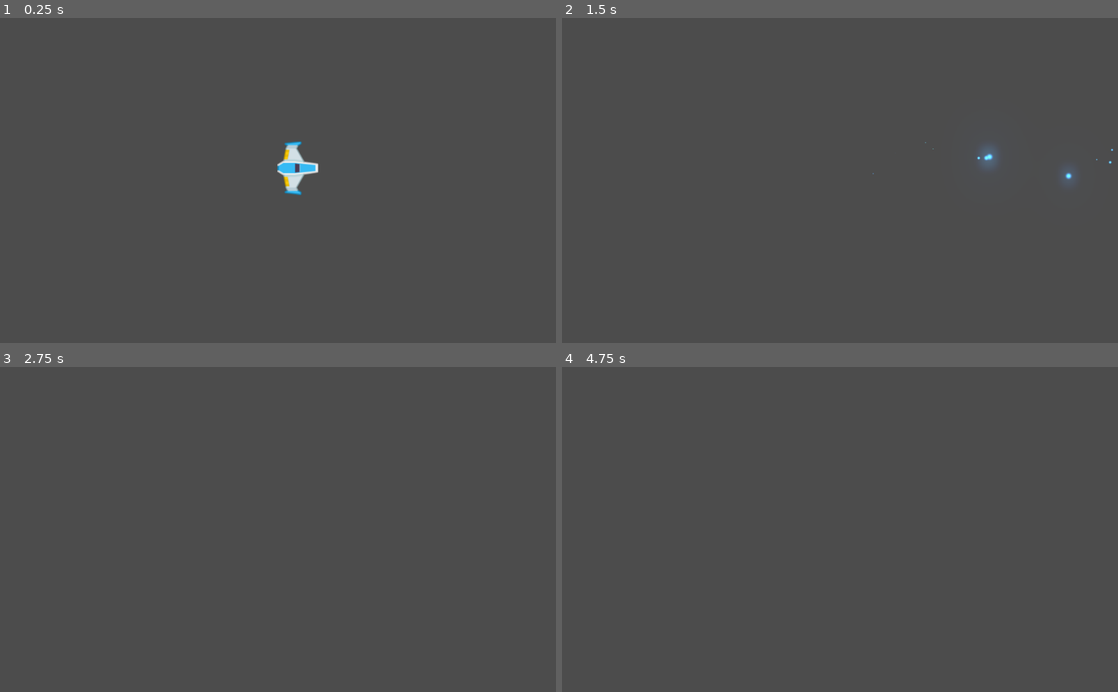
Above: before the commit, frames 1-4 (two rows, left to right).
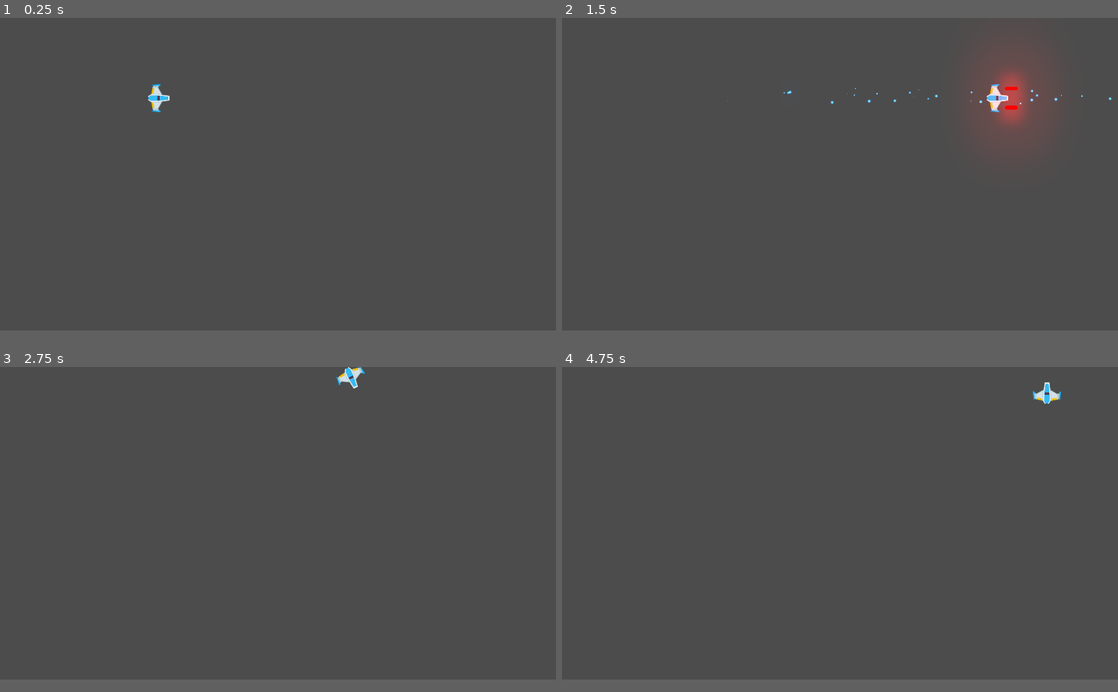
Above: after the commit, the same moments.

Repository: GimenezGeorge/Meteoritos
Game: Godot game, scene res://Juego/Niveles/NivelTest.tscn
The game is run twice, just before and just after one commit, with the same random seed, the same clock (stepped at 60 frames per second) and the same inputs.
Inputs:
- Up to frame 1 (0.25 s): no input
- Up to frame 2 (1.5 s): tap Enter at 0.5 s; hold W (m_adelante) 0.53-1.28 s; hold B (disparo_laser) 0.53-1.28 s; hold S (m_atras) from 1.28 s (still down); tap Space (disparo_principal) at 1.35 s
- Up to frame 3 (2.75 s): release S (m_atras) at 2.03 s; hold W (m_adelante) from 2.03 s (still down); hold A (rotar_antih) from 2.03 s (still down)
- Up to frame 4 (4.75 s): release A (rotar_antih) at 2.78 s; tap D (rotar_hor) at 2.85 s; tap Space (disparo_principal) at 3.5, 4.35 s; release W (m_adelante) at 3.53 s; hold B (disparo_laser) 3.53-4.28 s; hold S (m_atras) from 3.53 s (still down); tap Enter at 4.25 s
In our replay, the window is 800x468 before the commit and 800x450 after it. These sizes can differ from the game's own. Grey fills any space a smaller window leaves; there, only what the larger window draws over its background counts as a difference.

The runs differ from the first frame. In frame 1, 0.8% of the frame differs, in the area x 26-58%, y 20-55%; in frame 2, 2.5%, in the area x 29-100%, y 12-51%; in frame 3, 0.2%; in frame 4, 0.2%.

Commit message:
Ajustes_visuales
Ajustamos el proyecto. Cambiamos colisiones de player, proyectil y proyectil enemigo.

Diff:
--- a/Juego/Niveles/Naves/Player.tscn
+++ b/Juego/Niveles/Naves/Player.tscn
@@ -10,6 +10,9 @@
 radius = 38.2704
 
 [node name="Player" type="RigidBody2D"]
+z_index = 50
+z_as_relative = false
+collision_mask = 22
 physics_material_override = ExtResource( 2 )
 gravity_scale = 0.0
 can_sleep = false
--- a/Juego/Niveles/Proyectiles/Laser/LaserBeam2D.tscn
+++ b/Juego/Niveles/Proyectiles/Laser/LaserBeam2D.tscn
@@ -62,8 +62,11 @@
 color_ramp = SubResource( 2 )
 
 [node name="LaserBeam2D" type="RayCast2D"]
+z_index = 41
+z_as_relative = false
 enabled = true
 cast_to = Vector2( 0, 0 )
+collision_mask = 6
 script = ExtResource( 1 )
 
 [node name="FillLine2D" type="Line2D" parent="."]
--- a/Juego/Niveles/Proyectiles/Proyectil.tscn
+++ b/Juego/Niveles/Proyectiles/Proyectil.tscn
@@ -8,6 +8,10 @@
 height = 32.5
 
 [node name="Area2D" type="Area2D"]
+z_index = 40
+z_as_relative = false
+collision_layer = 8
+collision_mask = 6
 script = ExtResource( 2 )
 
 [node name="Sprite" type="Sprite" parent="."]
--- /dev/null
+++ b/Juego/Niveles/Proyectiles/ProyectilEnemigo.tscn
@@ -0,0 +1,11 @@
+[gd_scene load_steps=2 format=2]
+
+[ext_resource path="res://Juego/Niveles/Proyectiles/Proyectil.tscn" type="PackedScene" id=1]
+
+[node name="ProyectilEnemigo" instance=ExtResource( 1 )]
+z_index = 39
+collision_layer = 16
+collision_mask = 5
+
+[node name="Sprite" parent="." index="0"]
+modulate = Color( 0, 2, 0.16, 1 )
--- a/project.godot
+++ b/project.godot
@@ -46,11 +46,22 @@
 
 config/name="Meteoritos"
 run/main_scene="res://Juego/Niveles/NivelTest.tscn"
-config/icon="res://icon.png"
+config/icon="res://starship_blue.png"
 
 [autoload]
 
 Eventos="*res://Juego/Autoload/Eventos.gd"
+
+[display]
+
+window/size/width=1920
+window/size/height=1080
+window/size/resizable=false
+window/size/always_on_top=true
+window/size/test_width=1280
+window/size/test_height=720
+window/stretch/mode="2d"
+window/stretch/aspect="keep"
 
 [input]
 
@@ -89,6 +100,14 @@
  ]
 }
 
+[layer_names]
+
+2d_physics/layer_1="player"
+2d_physics/layer_2="enemigo"
+2d_physics/layer_3="meteorito"
+2d_physics/layer_4="proyectil_player"
+2d_physics/layer_5="proyectil_enemigo"
+
 [physics]
 
 common/enable_pause_aware_picking=true
Binary file added: starship_blue.png
Not shown, added: starship_blue.png.import
